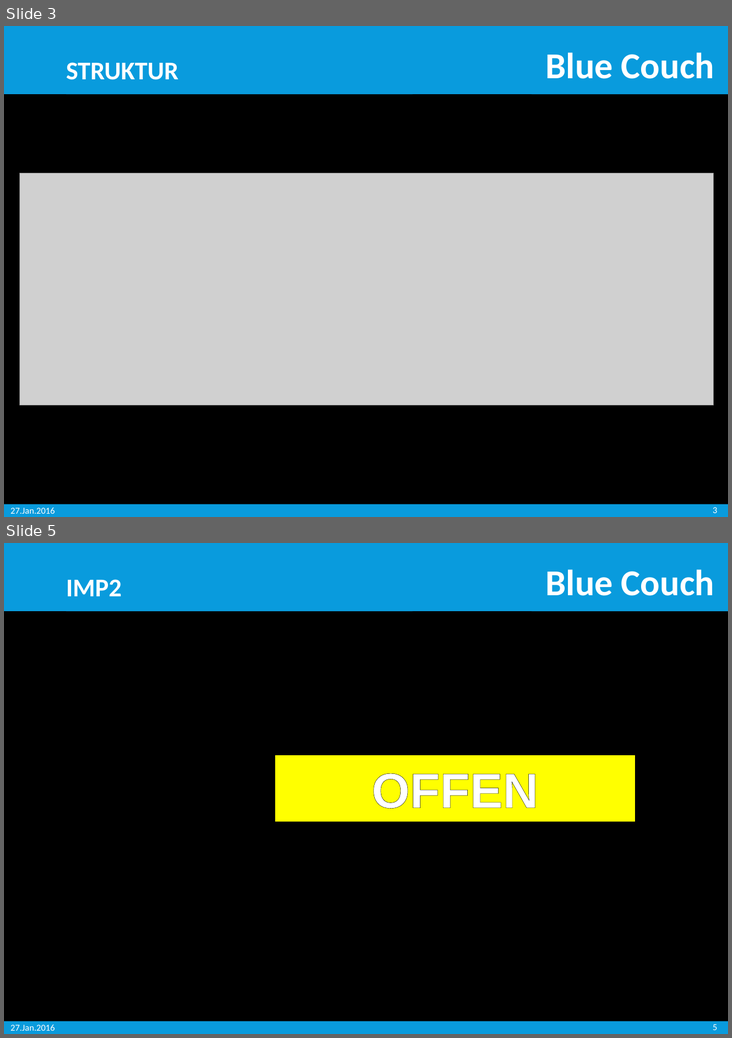
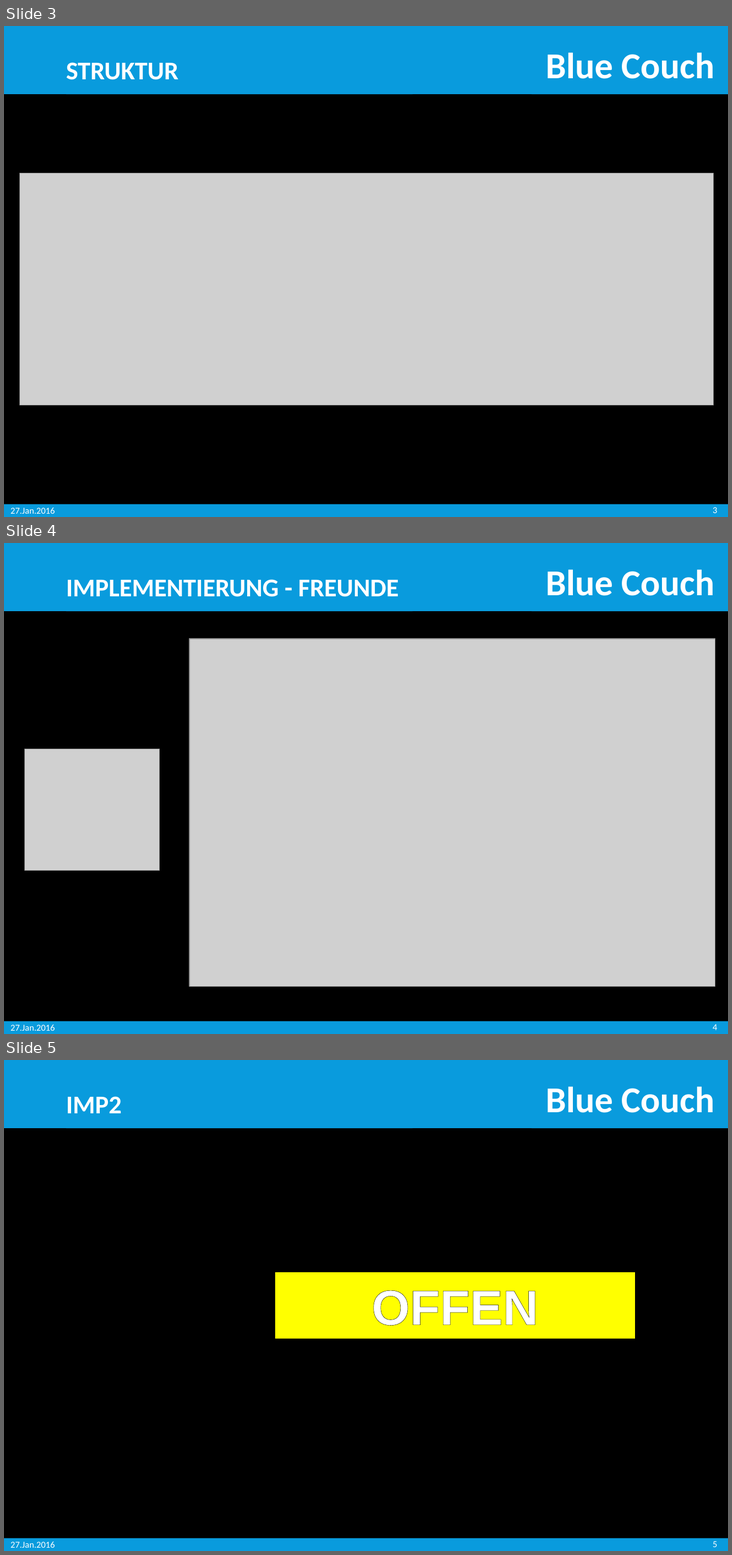
Before and after one commit to Misurecp94/SWE_SocialNetwork, a slide deck: 1_Präsentationen/SWE_BlueCouch_Endpräsentation.pptx. Shown one above the other, each under a label of ours: slides 3 and 5 before the commit, slides 3, 4 and 5 after it; the slides between them are not shown. The pictures are 732x1038 and 732x1555 pixels, drawn with LibreOffice and Linux fonts; fonts in the diff are those of the drawing; grey boxes stand for pictures; background and template pictures are left out. Boxes give left, top, right and bottom in pixels: in the first picture for what was removed or moved away, otherwise in the second. Text is boxed around its words. In the diff, an @@ line names an element or a change of style, - is before the commit and + after.

```diff
--- a/1_Präsentationen/SWE_BlueCouch_Endpräsentation.pptx
+++ b/1_Präsentationen/SWE_BlueCouch_Endpräsentation.pptx
@@ slide 4 added at bbox=[4, 543, 728, 1034], background picture (left out); not listed: 5 template elements that a slide beside it also shows @@
@@ rectangle added at bbox=[66, 561, 413, 612], fill #099BDD, 28 pt, text #FFFFFF, bold @@
+IMPLEMENTIERUNG - FREUNDE
@@ picture added at bbox=[189, 639, 715, 987] @@
@@ picture added at bbox=[24, 749, 160, 871] @@
@@ page number added at bbox=[712, 1024, 717, 1030], 10 pt, text #FFFFFF @@
+4
```
Also in this commit, not shown: 1 slide removed, 3 other files.
